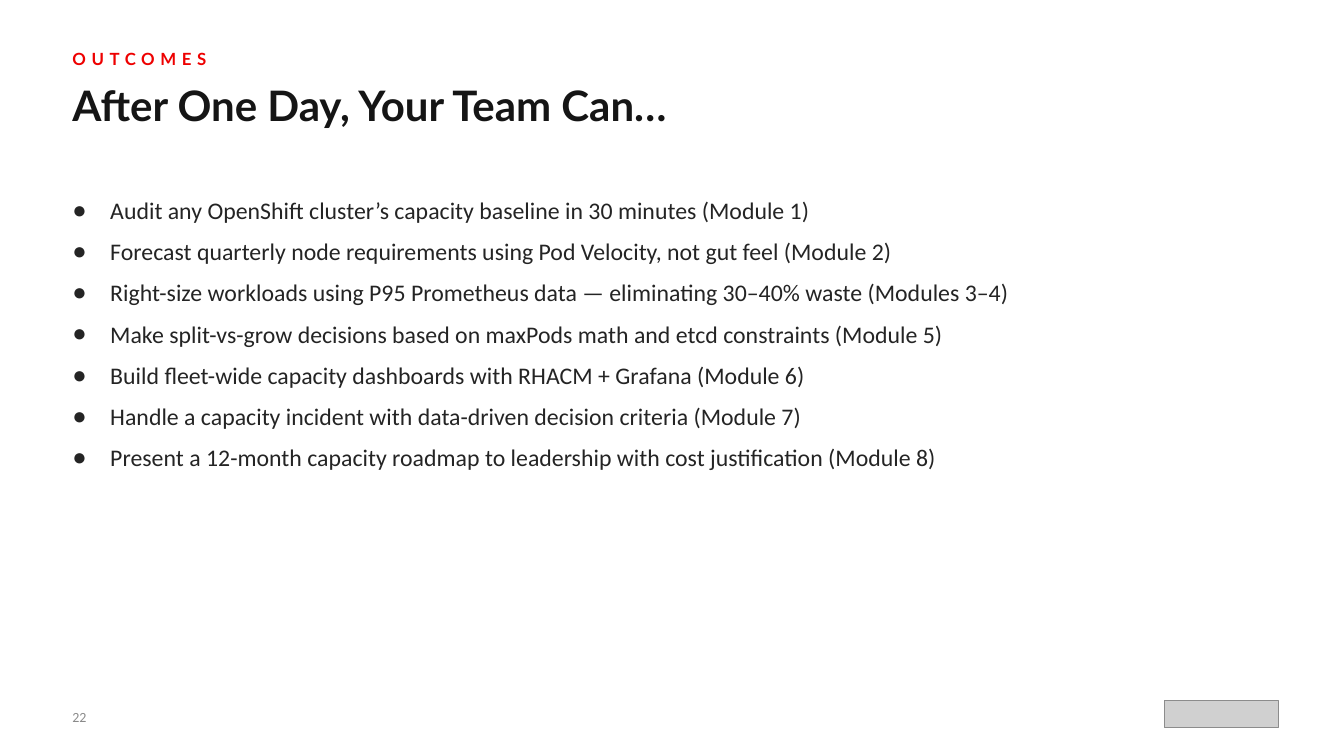
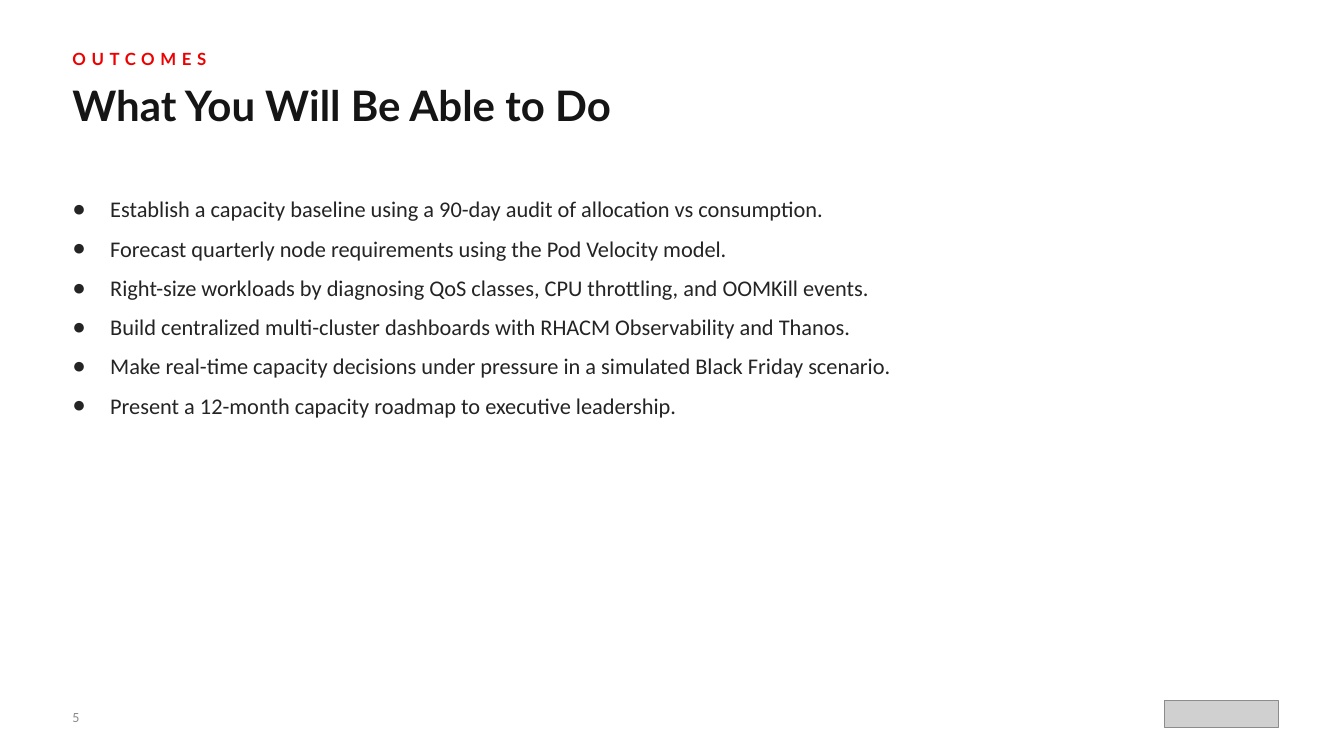
Before and after one commit to tosin2013/capacity-planning-lab-guide, a slide deck: slide 5 of presentation/capacity-planning-workshop-r01.0.pptx (slide 22 before the commit). Drawn at 1344x756 pixels with LibreOffice and Linux fonts; fonts in the diff are those of the drawing; grey boxes stand for pictures. Boxes give left, top, right and bottom in pixels: in the first picture for what was removed or moved away, otherwise in the second. Text is boxed around its words. In the diff, an @@ line names an element or a change of style, - is before the commit and + after.

Commit message:
Rebuild workshop presentation deck with new diagrams and align RHACM version
Replace the prior presentation with a 27-slide programmatic deck covering
business problem, architecture, all 9 modules, outcomes, and 90-day action
plan. Add 4 new diagrams (hub-student architecture, observability data flow,
workshop journey, maturity model). Align README RHACM version to 2.16+ to
match the deployment config and lab guide.

```diff
--- a/presentation/capacity-planning-workshop-r01.0.pptx
+++ b/presentation/capacity-planning-workshop-r01.0.pptx
@@ text at bbox=[72, 89, 611, 122]: text changed @@
-After One Day, Your Team Can…
+What You Will Be Able to Do
@@ text at bbox=[110, 201, 890, 418]: text changed; size 17 to 16 pt @@
-● Audit any OpenShift cluster’s capacity baseline in 30 minutes (Module 1)
-● Forecast quarterly node requirements using Pod Velocity, not gut feel (Module 2)
-● Right-size workloads using P95 Prometheus data — eliminating 30–40% waste (Modules 3–4)
-● Make split-vs-grow decisions based on maxPods math and etcd constraints (Module 5)
-● Build fleet-wide capacity dashboards with RHACM + Grafana (Module 6)
-● Handle a capacity incident with data-driven decision criteria (Module 7)
-● Present a 12-month capacity roadmap to leadership with cost justification (Module 8)
+● Establish a capacity baseline using a 90-day audit of allocation vs consumption.
+● Forecast quarterly node requirements using the Pod Velocity model.
+● Right-size workloads by diagnosing QoS classes, CPU throttling, and OOMKill events.
+● Build centralized multi-cluster dashboards with RHACM Observability and Thanos.
+● Make real-time capacity decisions under pressure in a simulated Black Friday scenario.
+● Present a 12-month capacity roadmap to executive leadership.
@@ text at bbox=[72, 713, 79, 722]: text changed @@
-22
+5
```
Also in this commit, not shown: 15 other slides changed, 11 slides added, 7 slides removed, 20 other files.
